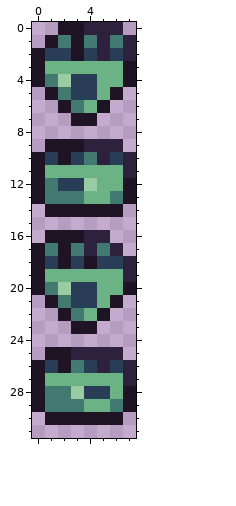
Two versions of one pixel-art sprite, Projectiles/Jelly/JellyBit.png. Above is the file before it was changed.
The file is 16x64 pixels, drawn in blocks of 2x2; one block is one cell here.
Once edited:
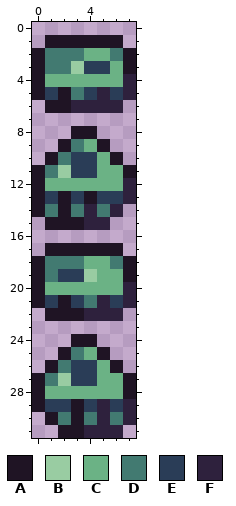
Palette (. is transparent): A #1f1424  B #99cca2  C #6bb285  D #427a71  E #2a3d57  F #2e213d
Change:
@@ x 0..7 @@
- 0 ..AAFFF.
- 1 .ADADFDF
- 2 AEEAEFEF
- 3 ACCCCCCA
- 4 ADBEECCA
- 5 .ADEECA.
- 6 ..ADCA..
- 7 ...AA...
- 8 ........
- 9 .AAAFFF.
-10 AEAEDFEF
-11 ACCCCCCF
-12 ADEEBCCA
-13 ADDDCCDA
-14 .AAAAAA.
-15 ........
-16 .AAAFF..
-17 ADADFDF.
-18 AEAEAEEF
-19 ACCCCCCF
-20 ADBEECCA
-21 .ADEECA.
-22 ..ADCA..
-23 ...AA...
-24 ........
-25 .AAFFFF.
-26 AEADEFEF
-27 ACCCCCCF
-28 ADDBEECA
-29 ADDDCCDA
-30 .AAAAAA.
-31 ........
+ 0 ........
+ 1 .AAAAAA.
+ 2 ADDDCCDA
+ 3 ADDBEECA
+ 4 ACCCCCCF
+ 5 AEADEFEF
+ 6 .AAFFFF.
+ 7 ........
+ 8 ...AA...
+ 9 ..ADCA..
+10 .ADEECA.
+11 ADBEECCA
+12 ACCCCCCF
+13 AEAEAEEF
+14 ADADFDF.
+15 .AAAFF..
+16 ........
+17 .AAAAAA.
+18 ADDDCCDA
+19 ADEEBCCA
+20 ACCCCCCF
+21 AEAEDFEF
+22 .AAAFFF.
+23 ........
+24 ...AA...
+25 ..ADCA..
+26 .ADEECA.
+27 ADBEECCA
+28 ACCCCCCA
+29 AEEAEFEF
+30 .ADADFDF
+31 ..AAFFF.
Where, in picture pixels (left, top, right, bottom), the same in both pictures:
changed: (32, 22, 136, 438)
